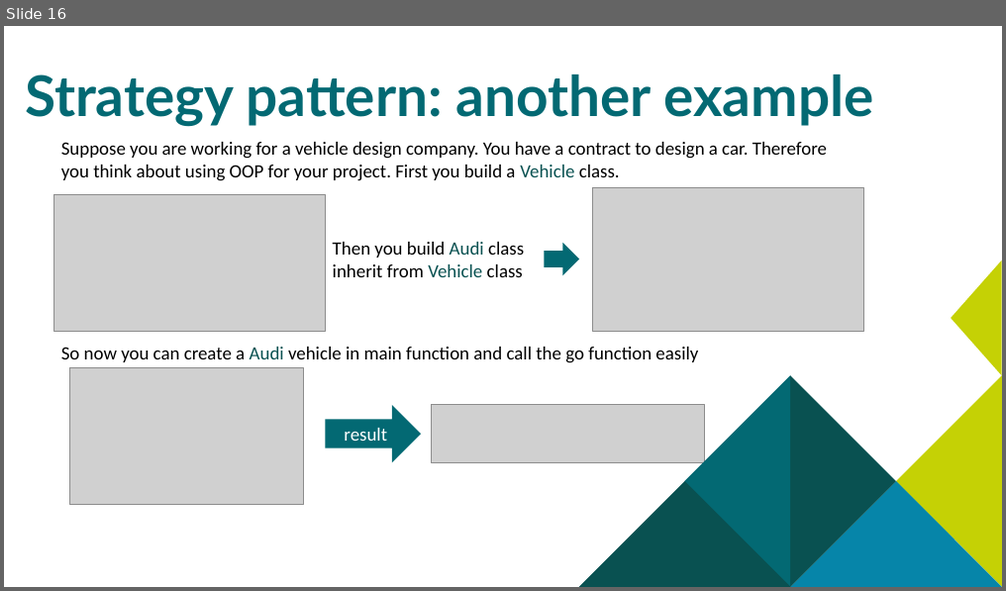
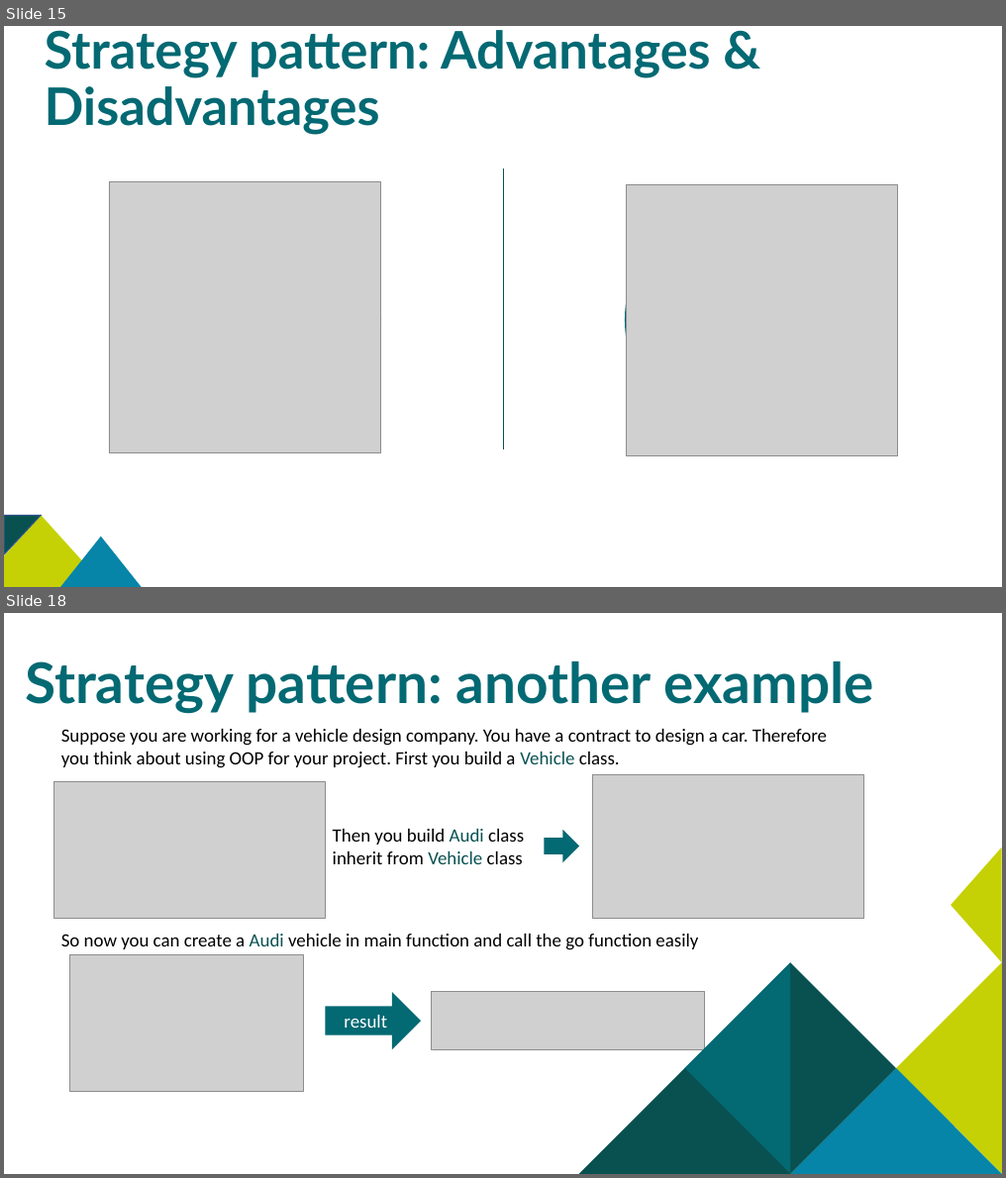
Before and after one commit to CS202-17APCS/Project, a slide deck: Seminar/Strategy pattern.pptx. Shown one above the other, each under a label of ours: slide 16 before the commit, slides 15 and 18 after it; the slides between them are not shown. The pictures are 1006x591 and 1006x1178 pixels, drawn with LibreOffice and Linux fonts; fonts in the diff are those of the drawing; grey boxes stand for pictures. Boxes give left, top, right and bottom in pixels: in the first picture for what was removed or moved away, otherwise in the second. Text is boxed around its words. In the diff, an @@ line names an element or a change of style, - is before the commit and + after.

```diff
--- a/Seminar/Strategy pattern.pptx
+++ b/Seminar/Strategy pattern.pptx
@@ slide 15 added at box(4, 26, 1002, 587), background #FFFFFF @@
@@ text added at box(45, 30, 711, 134), 50 pt, text #036973, bold @@
+Strategy pattern: Advantages & Disadvantages
@@ line added from (503, 169) to (503, 450), #095151 0.5 pt @@
@@ picture added at box(109, 181, 380, 454) @@
@@ ellipse added at box(110, 187, 381, 453), fill #C5D105 @@
@@ ellipse added at box(625, 187, 896, 453), fill #036973 @@
@@ picture added at box(627, 184, 899, 457) @@
@@ triangle added at box(4, 516, 134, 587), fill #C5D105 @@
@@ triangle added at box(4, 516, 41, 556), fill #095151, outline #325491 1 pt @@
@@ triangle added at box(60, 537, 142, 587), fill #0685A9 @@
@@ what was slide 16 is now slide 18 @@
```
Also in this commit, not shown: 1 slide changed, 3 other slides added.
